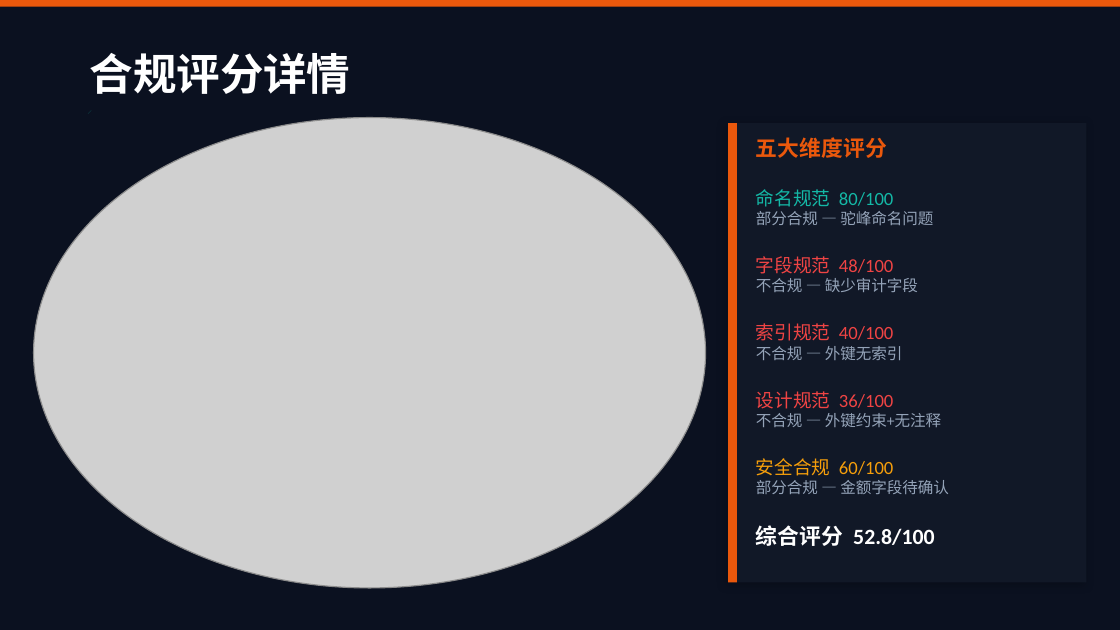
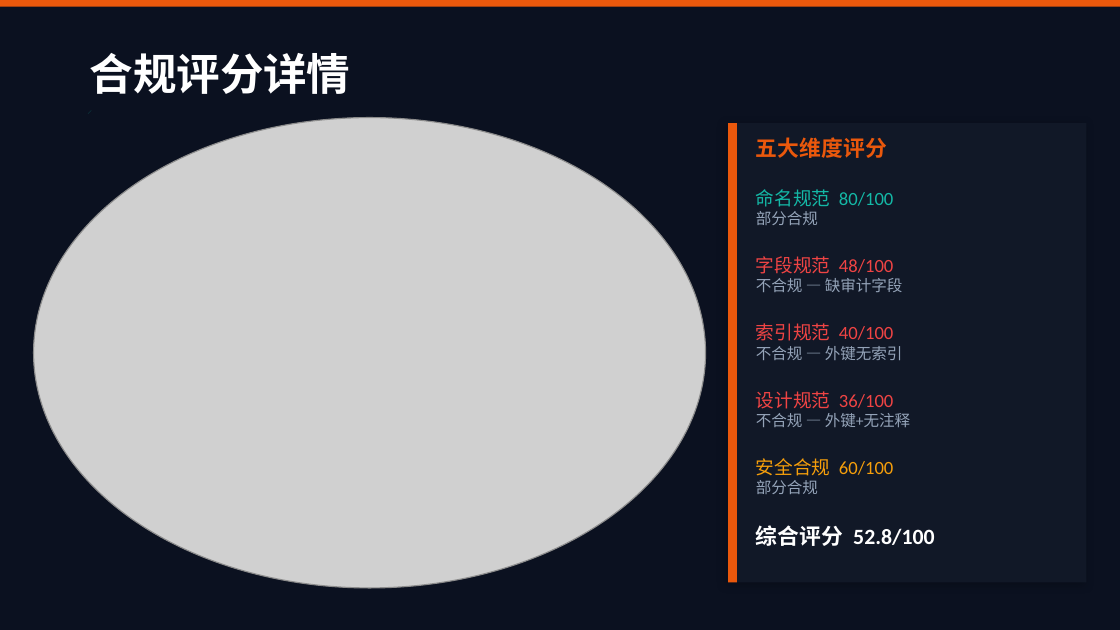
Before and after one commit to XielyCoder/db-standard-checker, a slide deck: slide 6 of docs/DB贯标助手产品演示.pptx. Drawn at 1120x630 pixels with LibreOffice and Linux fonts; fonts in the diff are those of the drawing; grey boxes stand for pictures. Boxes give left, top, right and bottom in pixels: in the first picture for what was removed or moved away, otherwise in the second. Text is boxed around its words. In the diff, an @@ line names an element or a change of style, - is before the commit and + after.

```diff
--- a/docs/DB贯标助手产品演示.pptx
+++ b/docs/DB贯标助手产品演示.pptx
@@ text at <box>756,211,818,225</box>: text changed @@
-  部分合规 — 驼峰命名问题
+  部分合规
@@ text at <box>756,278,903,292</box>: text changed @@
-  不合规 — 缺少审计字段
+  不合规 — 缺审计字段
@@ text at <box>756,413,910,427</box>: text changed @@
-  不合规 — 外键约束+无注释
+  不合规 — 外键+无注释
@@ text at <box>756,480,818,494</box>: text changed @@
-  部分合规 — 金额字段待确认
+  部分合规
```
Also in this commit, not shown: 2 other slides changed, 2 slides added, 1 slide removed, 3 other files.
